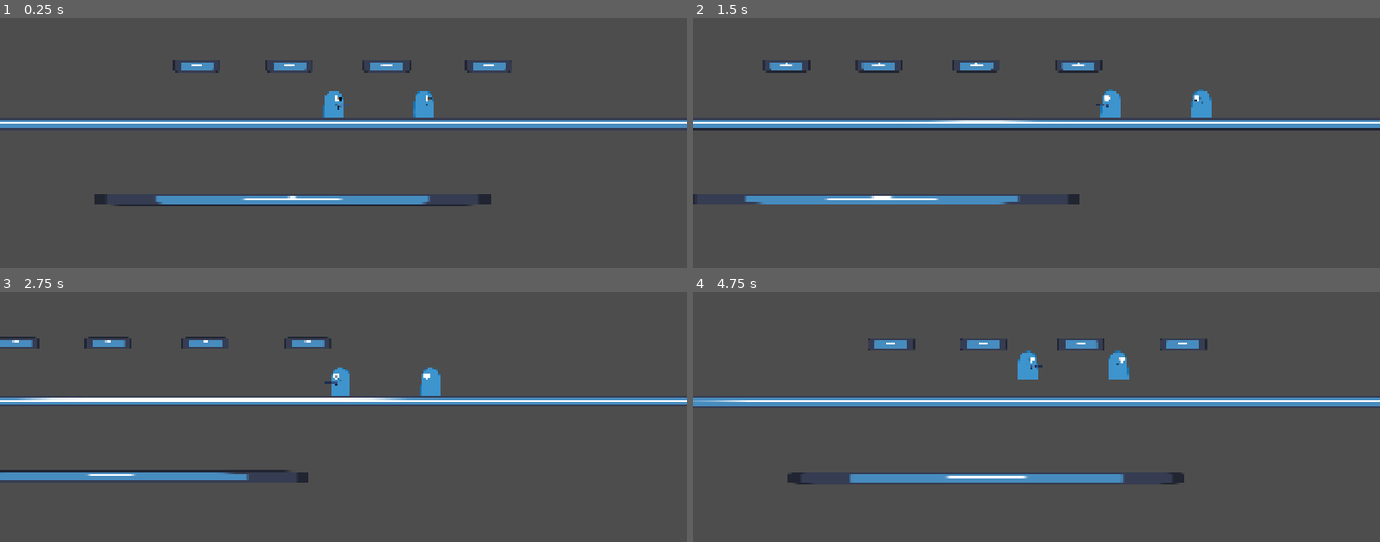
Above: before the commit, frames 1-4 (two rows, left to right).
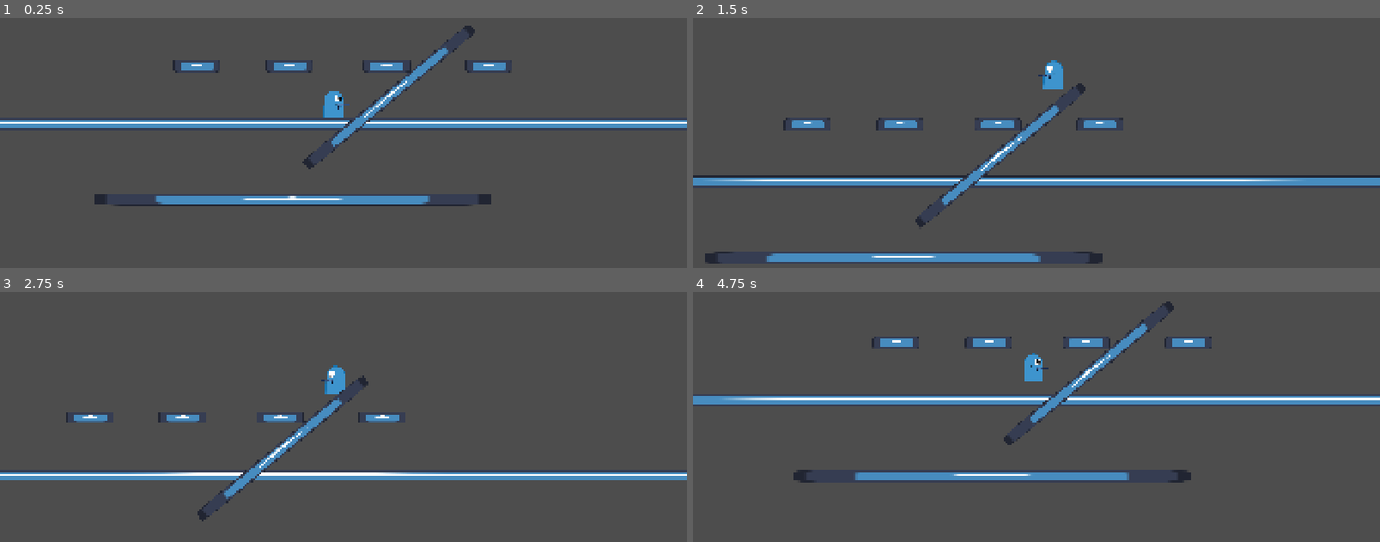
Above: after the commit, the same moments.

Repository: parlakportakal/silahasokan
Game: Godot game, scene res://Scenes/main.tscn
Same seed, same stepped clock (60 frames per second), same inputs: the game is played once before the commit and once after it. The engine's default icon, where the game draws it, is replaced by a stand-in: a white triangle on a blue panel in a dark square.
Inputs (mouse positions are in pixels of both pictures, inside the frame that each line leads up to):
- Up to frame 1 (0.25 s): no input
- Up to frame 2 (1.5 s): tap Enter (ui_accept) at 0.5, 0.77, 1.07 s; move the mouse to (1187, 55) at 0.52 s; hold D (saga) 0.53-1.28 s; hold Right (ui_right) from 0.53 s (still down); tap A (sola) at 0.8, 1.35 s; move the mouse to (899, 93) at 1.27 s
- Up to frame 3 (2.75 s): tap Enter (ui_accept) at 1.52, 1.82, 2.3 s; tap Space (zipla) at 1.55, 2.1 s; move the mouse to (outside the picture) at 2.02 s; release Right (ui_right) at 2.03 s; hold Left (ui_left) from 2.03 s (still down)
- Up to frame 4 (4.75 s): move the mouse to (1002, 427) at 2.77 s; release Left (ui_left) at 2.78 s; hold Right (ui_right) 2.78-4.28 s; tap Enter (ui_accept) at 2.85, 3.02, 3.32, 3.77, 4.07, 4.52 s; tap D (saga) at 3.05, 4.35 s; move the mouse to (1242, 407) at 3.52 s; hold R (rHARFi) 3.53-4.28 s; tap A (sola) at 3.8 s; move the mouse to (outside the picture) at 4.27 s; hold Left (ui_left) from 4.28 s (still down); tap Space (zipla) at 4.55 s

The runs differ from the first frame. In frame 1, 1.1% of the frame differs, in the area x 44-70%, y 3-61%; in frame 2, 13%, in the area x 0-100%, y 16-99%; in frame 3, 8.2%; in frame 4, 6.1%.

Commit message:
adama benzedi
ama hangi adam

Diff:
--- a/Scenes/main.tscn
+++ b/Scenes/main.tscn
@@ -30,12 +30,14 @@
 position = Vector2(492, 274)
 scale = Vector2(0.120000005, 1)
 
+[node name="PLATFORM7" parent="PLATFORMLAR" unique_id=1923722368 instance=ExtResource("1_bo1nx")]
+position = Vector2(496.00003, 325)
+rotation = -0.69266117
+scale = Vector2(0.5450617, 1)
+
 [node name="PLATFORM6" parent="PLATFORMLAR" unique_id=1956561074 instance=ExtResource("1_bo1nx")]
 position = Vector2(662, 274)
 scale = Vector2(0.120000005, 1)
-
-[node name="player" parent="PLATFORMLAR" unique_id=824720089 instance=ExtResource("2_8gbba")]
-position = Vector2(554, 333)
 
 [node name="player" parent="." unique_id=1857629448 instance=ExtResource("2_8gbba")]
 position = Vector2(404, 338)
--- a/Scenes/player.tscn
+++ b/Scenes/player.tscn
@@ -1,6 +1,6 @@
 [gd_scene format=3 uid="uid://cmtgnb445pe26"]
 
-[ext_resource type="Script" uid="uid://cdgno3eyrf4hu" path="res://Scripts/player.gd" id="1_cvnsp"]
+[ext_resource type="Script" uid="uid://m84y8etnbkqj" path="res://playeranlık.gd" id="1_cvnsp"]
 [ext_resource type="Texture2D" uid="uid://b6o1e3lxbla3e" path="res://Assets/och.png" id="2_cvnsp"]
 
 [sub_resource type="CapsuleShape2D" id="CapsuleShape2D_g4v7s"]
@@ -9,12 +9,6 @@
 
 [node name="player" type="CharacterBody2D" unique_id=824720089]
 script = ExtResource("1_cvnsp")
-max_speed = 500.0
-air_control = 0.4
-flip_speed_ratio = 1.0
-jump_velocity = -429.43
-gravity = 1800.0
-fall_gravity_multiplier = 2.0
 
 [node name="Sprite2D" type="Sprite2D" parent="." unique_id=721585257]
 position = Vector2(0, -1.508503)
--- /dev/null
+++ b/Scenes/playeryeni.gd
@@ -0,0 +1,25 @@
+extends CharacterBody2D
+
+
+const SPEED = 300.0
+const JUMP_VELOCITY = -400.0
+
+
+func _physics_process(delta: float) -> void:
+	# Add the gravity.
+	if not is_on_floor():
+		velocity += get_gravity() * delta
+
+	# Handle jump.
+	if Input.is_action_just_pressed("ui_accept") and is_on_floor():
+		velocity.y = JUMP_VELOCITY
+
+	# Get the input direction and handle the movement/deceleration.
+	# As good practice, you should replace UI actions with custom gameplay actions.
+	var direction := Input.get_axis("ui_left", "ui_right")
+	if direction:
+		velocity.x = direction * SPEED
+	else:
+		velocity.x = move_toward(velocity.x, 0, SPEED)
+
+	move_and_slide()
--- /dev/null
+++ b/playeranlık.gd
@@ -0,0 +1,37 @@
+extends CharacterBody2D
+
+var speed = 500
+var jump_force = 200
+var gravity = 980
+
+
+func _physics_process(delta: float) -> void:
+	var direction = Vector2.ZERO
+
+
+
+	if not is_on_floor():
+		velocity.y += gravity * delta
+
+	if is_on_floor() and Input.is_action_just_pressed("zipla"):
+		velocity.y = -jump_force
+
+
+
+
+
+	if Input.is_action_pressed("saga"):
+		direction.x += 1
+	if Input.is_action_pressed("sola"):
+		direction.x -= 1
+
+
+	if direction.x < 0:
+		$Sprite2D.flip_h = true
+	if direction.x > 0:
+		$Sprite2D.flip_h = false
+
+
+
+	velocity.x = direction.x * speed
+	move_and_slide()
Not shown, added: Scenes/playeryeni.gd.uid
Not shown, changed: Scripts/player.gd.uid
Not shown, added: playeranlık.gd.uid
